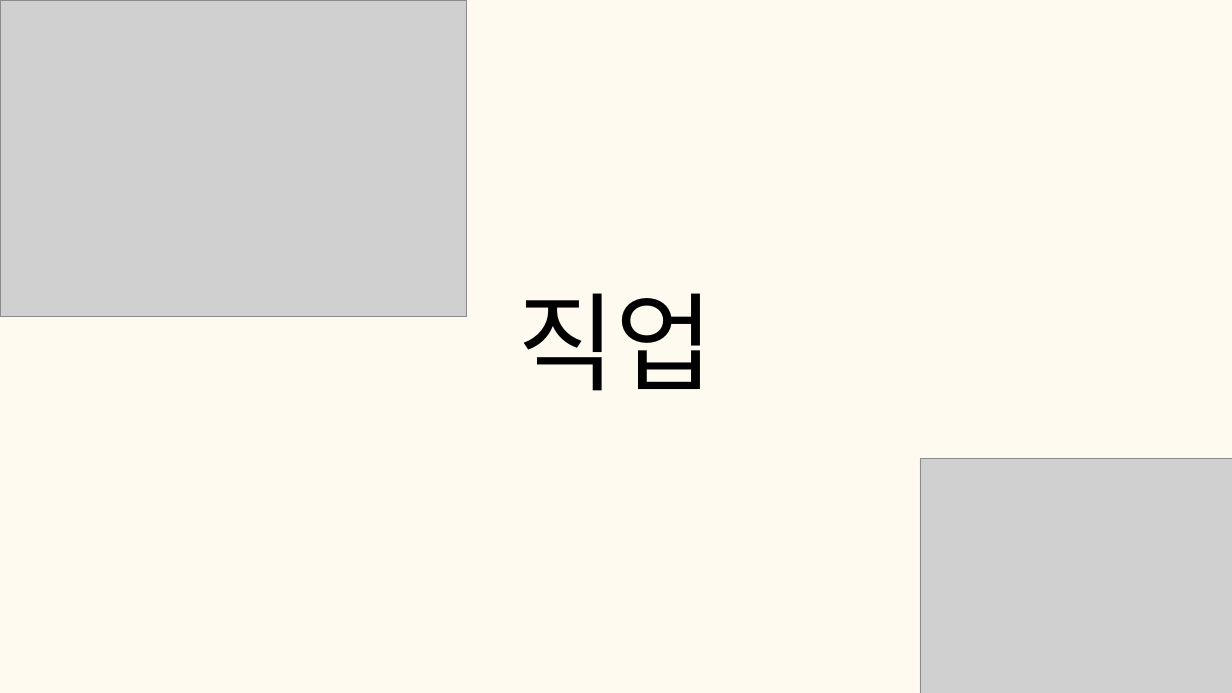
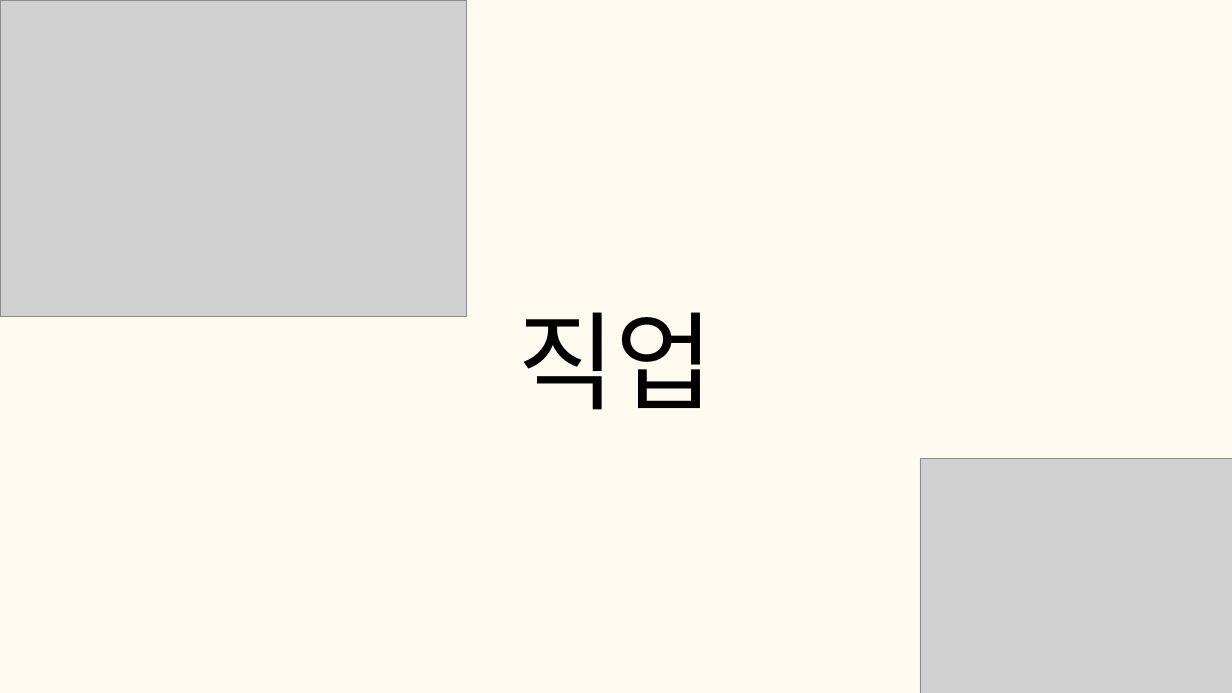
Before and after one commit to tkdgns25300/sunday_play, a slide deck: slide 8 of public/downloads/games/twenty-questions/rules.pptx. Drawn at 1232x693 pixels with LibreOffice and Linux fonts; fonts in the diff are those of the drawing; grey boxes stand for pictures. Boxes give left, top, right and bottom in pixels: in the first picture for what was removed or moved away, otherwise in the second. Text is boxed around its words. In the diff, an @@ line names an element or a change of style, - is before the commit and + after.

```diff
--- a/public/downloads/games/twenty-questions/rules.pptx
+++ b/public/downloads/games/twenty-questions/rules.pptx
@@ text "직업": place and size @@
-text "직업" at (518, 293, 715, 391)
+text "직업" at (518, 312, 715, 410)
@@ text "직업" at (518, 312, 715, 410): font Lato to Noto Sans CJK KR @@
```
Also in this commit, not shown: 10 other slides changed, 3 other files.
